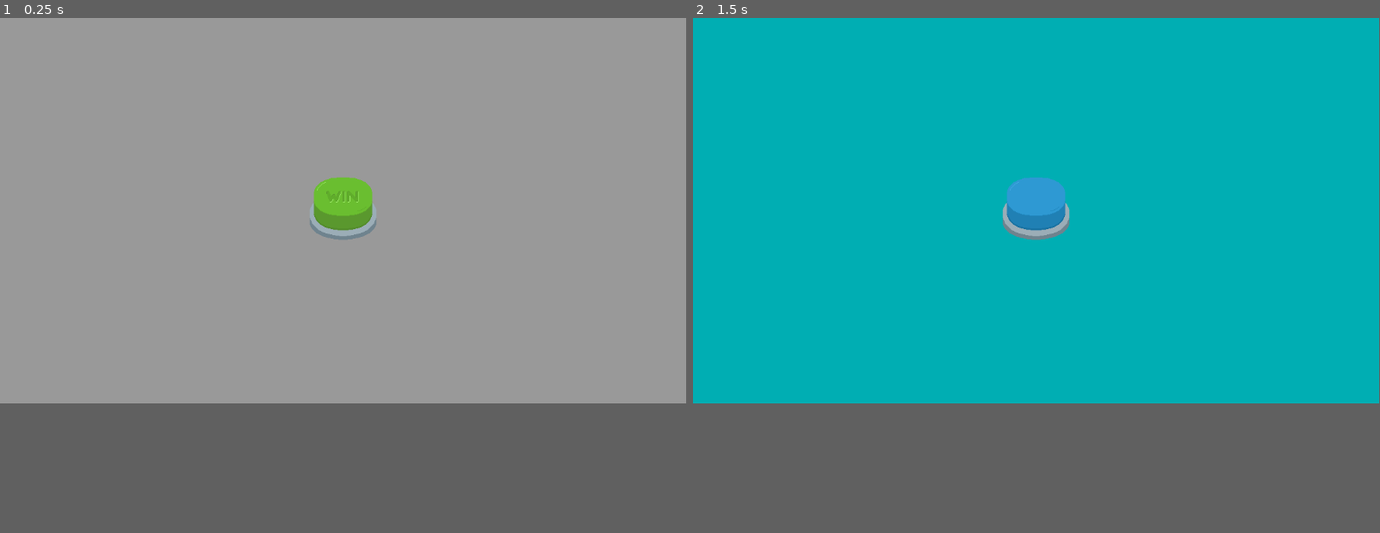
Above: before the commit, frames 1-2 (left to right).
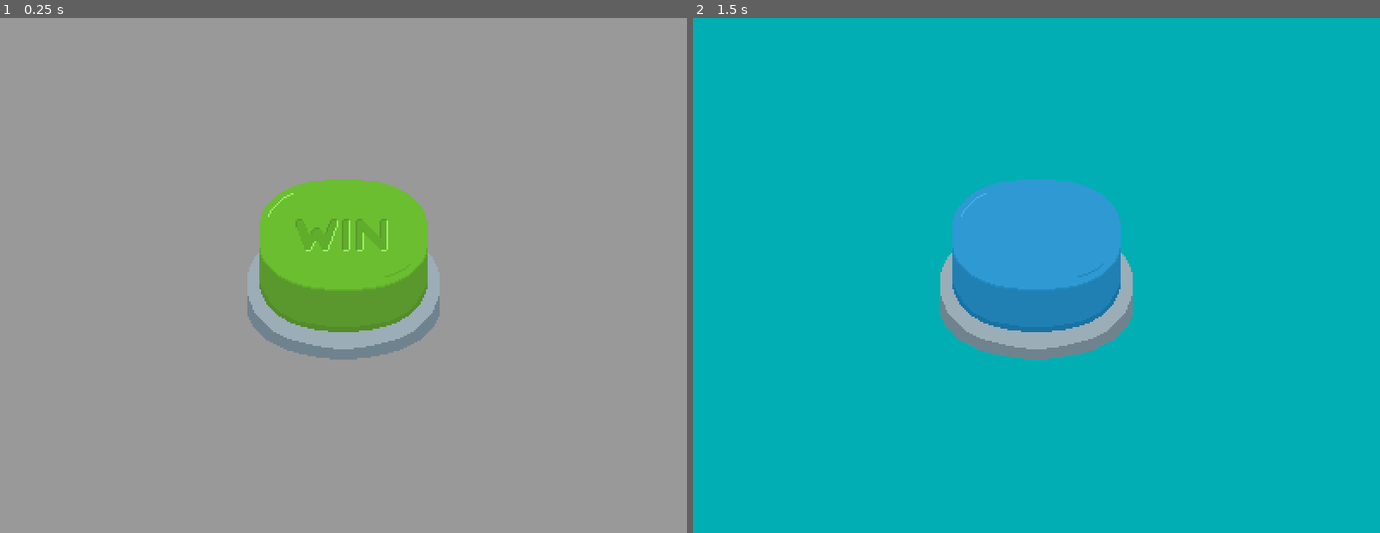
Above: after the commit, the same moments.

Repository: Ruebenritter/theonebuttongame
Game: Godot game, scene res://views/main.tscn
Two runs of this game, one before a commit and one after it. Both use one fixed random seed, a clock stepped at 60 frames per second and the inputs below.
Inputs (mouse positions are in pixels of both pictures, inside the frame that each line leads up to):
- Up to frame 1 (0.25 s): no input
- Up to frame 2 (1.5 s): click (1036, 208) at 0.5 s; click (1036, 208) at 1.25 s
In our replay, the window is 799x449 before the commit and 800x600 after it. These sizes can differ from the game's own. Grey fills any space a smaller window leaves; there, only what the larger window draws over its background counts as a difference.

The runs differ from the first frame. In frame 1, 7.7% of the frame differs, in the area x 36-64%, y 31-67%; in frame 2, 7.7%.

Commit message:
set resolution to 400x300

Diff:
--- a/project.godot
+++ b/project.godot
@@ -15,6 +15,12 @@
 config/features=PackedStringArray("4.4", "GL Compatibility")
 config/icon="res://icon.svg"
 
+[display]
+
+window/size/viewport_width=400
+window/size/viewport_height=300
+window/stretch/mode="viewport"
+
 [rendering]
 
 renderer/rendering_method="gl_compatibility"
